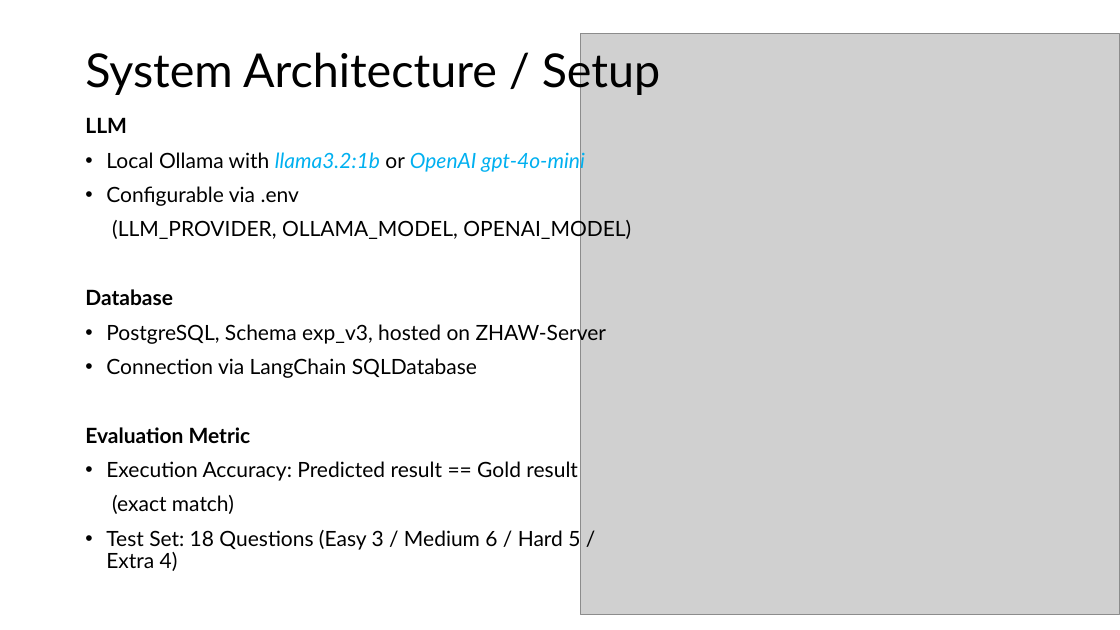
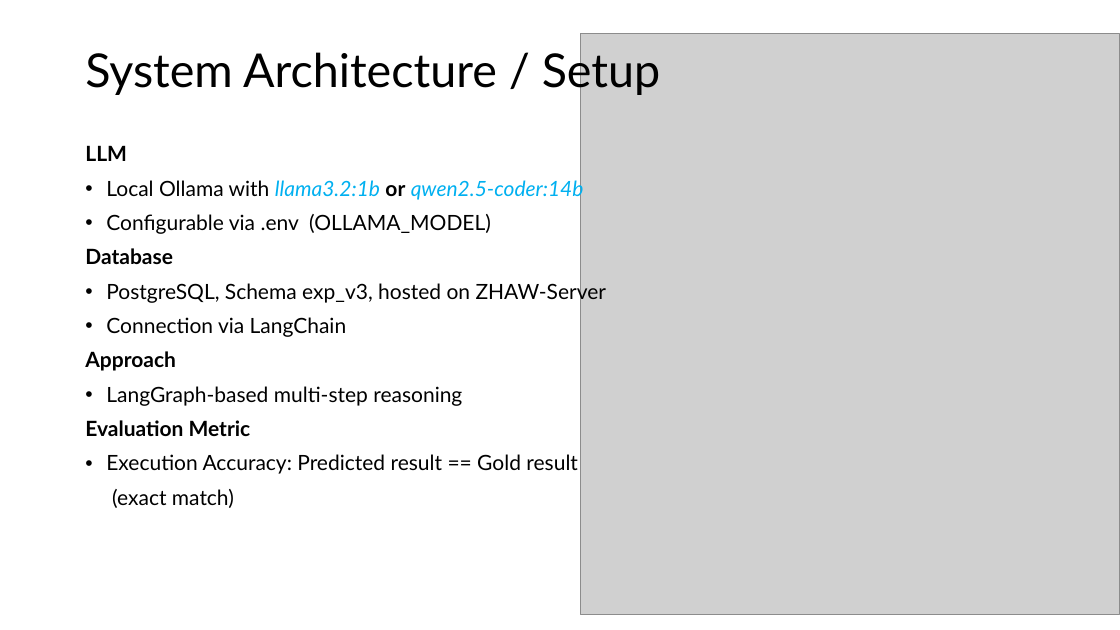
Before and after one commit to bjoern555/dwh2-text-to-sql, a slide deck: slide 3 of docs/DHW2_Wagner_Kryeziu_Johnson.pptx. Drawn at 1120x630 pixels with LibreOffice and Linux fonts; fonts in the diff are those of the drawing; grey boxes stand for pictures. Boxes give left, top, right and bottom in pixels: in the first picture for what was removed or moved away, otherwise in the second. Text is boxed around its words. In the diff, an @@ line names an element or a change of style, - is before the commit and + after.

```diff
--- a/docs/DHW2_Wagner_Kryeziu_Johnson.pptx
+++ b/docs/DHW2_Wagner_Kryeziu_Johnson.pptx
@@ text "LLM": place and size @@
-text "LLM" at [85, 117, 631, 571]
+text "LLM" at [85, 145, 606, 508]
@@ text at [106, 177, 584, 234]: text changed @@
-• Local Ollama with llama3.2:1b or OpenAI gpt-4o-mini
-• Configurable via .env
-(LLM_PROVIDER, OLLAMA_MODEL, OPENAI_MODEL)
+• Local Ollama with llama3.2:1b or qwen2.5-coder:14b
+• Configurable via .env (OLLAMA_MODEL)
@@ text at [85, 317, 462, 406]: text changed @@
-• Connection via LangChain SQLDatabase
+• Connection via LangChain
+Approach
+• LangGraph-based multi-step reasoning
@@ text at [106, 530, 580, 571]: paragraph removed @@
-• Test Set: 18 Questions (Easy 3 / Medium 6 / Hard 5 / Extra 4)
```
Also in this commit, not shown: 7 other slides changed, 1 slide added, 1 slide removed.
